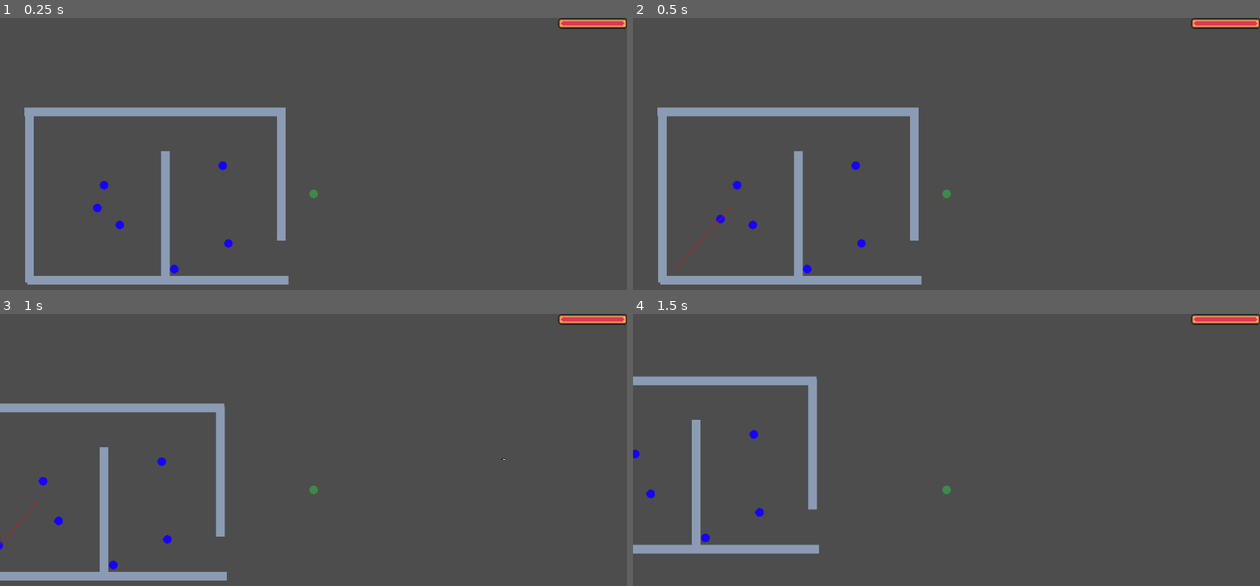
Above: before the commit, frames 1-4 (two rows, left to right).
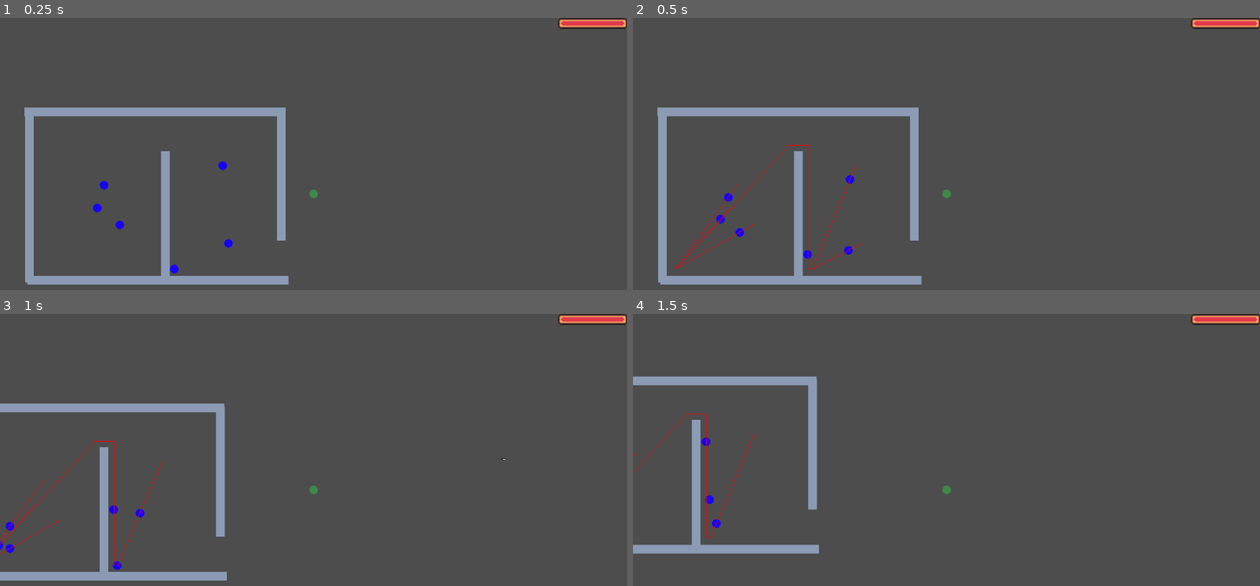
Above: after the commit, the same moments.

Repository: whocares-abt/fast-pace
Game: Godot game, scene res://Scenes/debug_map.tscn
The game is run twice, just before and just after one commit, with the same random seed, the same clock (stepped at 60 frames per second) and the same inputs.
Inputs (mouse positions are in pixels of both pictures, inside the frame that each line leads up to):
- Up to frame 1 (0.25 s): no input
- Up to frame 2 (0.5 s): no input
- Up to frame 3 (1 s): move the mouse to (451, 471) at 0.52 s; hold D (move_right) from 0.53 s (still down); hold Right mouse button (ability) from 0.53 s (still down)
- Up to frame 4 (1.5 s): move the mouse to (821, 507) at 1.27 s; release D (move_right) at 1.28 s; release Right mouse button (ability) at 1.28 s; hold S (move_down) from 1.28 s (still down); click (821, 507) at 1.35 s

Frame 1 is identical in both runs. In frame 2, 0.7% of the frame differs, in the area x 6-38%, y 46-94%; in frame 3, 0.6%; in frame 4, 0.4%.

Commit message:
All enemies have patrol paths

Diff:
--- a/Scenes/debug_map.tscn
+++ b/Scenes/debug_map.tscn
@@ -69,25 +69,30 @@
 player = NodePath("../../PlayerCharacter")
 patrol_path = NodePath("../../PatrolPaths/PatrolPath2")
 
-[node name="EnemyCharacter2" parent="Enemies" node_paths=PackedStringArray("player") instance=ExtResource("4_6mob1")]
+[node name="EnemyCharacter2" parent="Enemies" node_paths=PackedStringArray("player", "patrol_path") instance=ExtResource("4_6mob1")]
 position = Vector2(-281, 157)
 player = NodePath("../../PlayerCharacter")
+patrol_path = NodePath("../../PatrolPaths/PatrolPath2")
 
-[node name="EnemyCharacter3" parent="Enemies" node_paths=PackedStringArray("player") instance=ExtResource("4_6mob1")]
+[node name="EnemyCharacter3" parent="Enemies" node_paths=PackedStringArray("player", "patrol_path") instance=ExtResource("4_6mob1")]
 position = Vector2(-338, 11)
 player = NodePath("../../PlayerCharacter")
+patrol_path = NodePath("../../PatrolPaths/PatrolPath2")
 
-[node name="EnemyCharacter4" parent="Enemies" node_paths=PackedStringArray("player") instance=ExtResource("4_6mob1")]
+[node name="EnemyCharacter4" parent="Enemies" node_paths=PackedStringArray("player", "patrol_path") instance=ExtResource("4_6mob1")]
 position = Vector2(98, -61)
 player = NodePath("../../PlayerCharacter")
+patrol_path = NodePath("../../PatrolPaths/PatrolPath")
 
-[node name="EnemyCharacter5" parent="Enemies" node_paths=PackedStringArray("player") instance=ExtResource("4_6mob1")]
+[node name="EnemyCharacter5" parent="Enemies" node_paths=PackedStringArray("player", "patrol_path") instance=ExtResource("4_6mob1")]
 position = Vector2(119, 225)
 player = NodePath("../../PlayerCharacter")
+patrol_path = NodePath("../../PatrolPaths/PatrolPath")
 
-[node name="EnemyCharacter6" parent="Enemies" node_paths=PackedStringArray("player") instance=ExtResource("4_6mob1")]
+[node name="EnemyCharacter6" parent="Enemies" node_paths=PackedStringArray("player", "patrol_path") instance=ExtResource("4_6mob1")]
 position = Vector2(-80, 320)
 player = NodePath("../../PlayerCharacter")
+patrol_path = NodePath("../../PatrolPaths/PatrolPath2")
 
 [node name="BulletManager" parent="." instance=ExtResource("4_gu212")]
 
